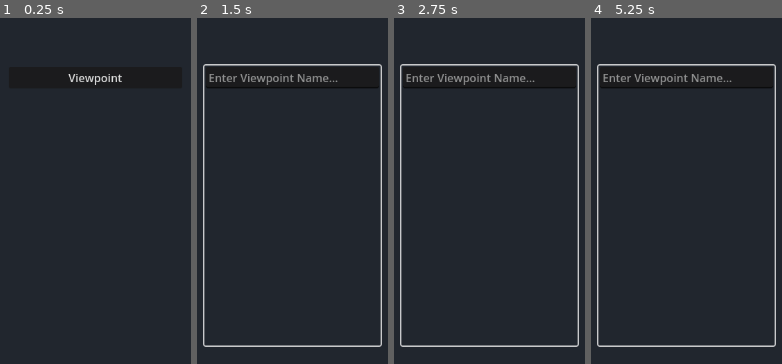
Above: before the commit, frames 1-4 (left to right).
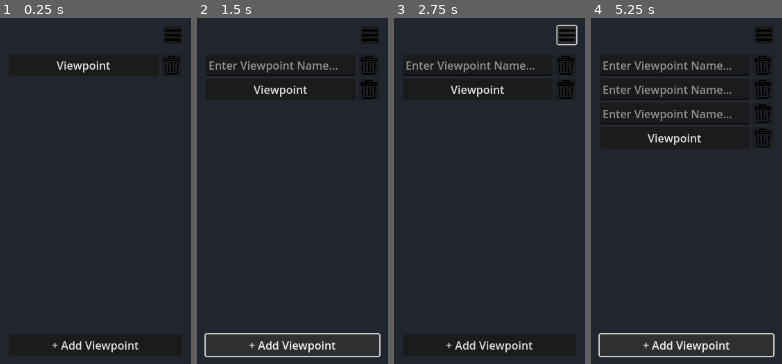
Above: after the commit, the same moments.

Repository: David-69/LUC-Site-Photo-App
Game: Godot game, scene res://scenes/main.tscn
Two runs of this game, one before a commit and one after it. Both use one fixed random seed, a clock stepped at 60 frames per second and the inputs below.
Inputs (mouse positions are in pixels of both pictures, inside the frame that each line leads up to):
- Up to frame 1 (0.25 s): no input
- Up to frame 2 (1.5 s): click "Viewpoint" at 0.5 s; click (292, 346) at 1.25 s, where only the run after the commit has a clickable "+ Add Viewpoint"
- Up to frame 3 (2.75 s): click (567, 35) at 2.02 s
- Up to frame 4 (5.25 s): click (675, 90) at 2.75 s, where only the run after the commit has a clickable "Viewpoint"; click (686, 346) at 3.5 s, where only the run after the commit has a clickable "+ Add Viewpoint"; click (675, 114) at 4.25 s, where only the run after the commit has a clickable "Viewpoint"; click (686, 346) at 5 s, where only the run after the commit has a clickable "+ Add Viewpoint"

The runs differ from the first frame. In frame 1, 1.7% of the frame differs, in the area x 27-95%, y 3-97%; in frame 2, 6.3%; in frame 3, 5.5%; in frame 4, 8.6%, in the area x 3-97%, y 3-98%.

Commit message:
added burger menu button, failed implement save feature, harder than expected

Diff:
--- a/Resources/ViewpointContents.gd
+++ b/Resources/ViewpointContents.gd
@@ -1,4 +1,4 @@
+extends Resource
 class_name ViewpointContents
-extends Resource
 
 @export var Viewpoint_Name: String = ""
--- /dev/null
+++ b/Scripts/add_viewpoint_button.gd
@@ -0,0 +1,7 @@
+extends PanelContainer
+
+func _on_button_pressed() -> void:
+	var VP_Container = %"VP-Container"
+	var scene_to_instance = load("res://scenes/Viewpoint.tscn")
+	var instance = scene_to_instance.instantiate()
+	VP_Container.add_child(instance)
--- a/Scripts/button.gd
+++ b/Scripts/button.gd
@@ -8,6 +8,7 @@
 @export var contents : ViewpointContents
 
 func _ready() -> void:
+	contents = ViewpointContents.new()
 	if contents != null:
 		contents.Viewpoint_Name = ButtonText
 		set_text(contents.Viewpoint_Name)
--- /dev/null
+++ b/Scripts/save_button.gd
@@ -0,0 +1,15 @@
+extends Button
+
+	#func collect_viewpoint_data():
+	#var data_array = []
+	## Iterate through all resources in the ResourceLoader
+	#for resource in ResourceLoader.get_recognized_extensions():
+		#if resource is ViewpointContents:
+			#var data = {
+				#"Viewpoint_Name": resource.Viewpoint_Name
+				#}
+			#data_array.append(data)
+			#
+	## Convert the data array to JSON
+	#var json_data = to_json(data_array)
+	#return json_data
--- /dev/null
+++ b/Scripts/viewpoint_delete_button.gd
@@ -0,0 +1,4 @@
+extends Button
+
+func _on_pressed() -> void:
+	get_parent().queue_free()
--- /dev/null
+++ b/Scripts/vp_container.gd
@@ -0,0 +1,10 @@
+extends VBoxContainer
+
+func _ready() -> void:
+	print("Children of VBoxContainer:", get_children())
+	var child_scene = get_node("Control/CenterContainer/ScrollContainer/VP-Container")
+	if child_scene:
+		print("Child scene found:", child_scene.name)
+		var button = child_scene.get_node("Button")
+		if button:
+			print("Button found:", button.name)
--- /dev/null
+++ b/Textures/trash_can.tres
@@ -0,0 +1,3 @@
+[gd_resource type="Texture2DRD" format=3 uid="uid://bpyp7yu6xcuiw"]
+
+[resource]
--- a/scenes/Viewpoint.tscn
+++ b/scenes/Viewpoint.tscn
@@ -1,9 +1,12 @@
-[gd_scene load_steps=4 format=3 uid="uid://dww55fk52ltfo"]
+[gd_scene load_steps=6 format=3 uid="uid://dww55fk52ltfo"]
 
 [ext_resource type="Script" uid="uid://8sqj7o42tn8i" path="res://Scripts/button.gd" id="1_ur10n"]
 [ext_resource type="Script" uid="uid://deec43unajcku" path="res://Resources/ViewpointContents.gd" id="2_6ei6w"]
+[ext_resource type="Script" uid="uid://b5kkj6wywt6k4" path="res://Scripts/viewpoint_delete_button.gd" id="3_5q74w"]
+[ext_resource type="Texture2D" uid="uid://kjc7popehr1d" path="res://UI/icons/trash-icon.png" id="3_6ei6w"]
 
 [sub_resource type="Resource" id="Resource_0wfyh"]
+resource_local_to_scene = true
 script = ExtResource("2_6ei6w")
 Viewpoint_Name = ""
 metadata/_custom_type_script = "uid://deec43unajcku"
@@ -31,5 +34,26 @@
 placeholder_text = "Enter Viewpoint Name..."
 clear_button_enabled = true
 
+[node name="Delete_Button" type="Button" parent="."]
+clip_contents = true
+custom_minimum_size = Vector2(30, 0)
+layout_mode = 2
+script = ExtResource("3_5q74w")
+
+[node name="TextureRect" type="TextureRect" parent="Delete_Button"]
+layout_mode = 1
+anchors_preset = 15
+anchor_right = 1.0
+anchor_bottom = 1.0
+offset_left = 1.0
+offset_top = 2.0
+offset_right = 505.0
+offset_bottom = 483.0
+grow_horizontal = 2
+grow_vertical = 2
+scale = Vector2(0.052, 0.052)
+texture = ExtResource("3_6ei6w")
+
 [connection signal="pressed" from="PanelContainer/ViewpointButton" to="PanelContainer/ViewpointButton" method="_on_pressed"]
 [connection signal="text_submitted" from="PanelContainer/LineEdit" to="PanelContainer/ViewpointButton" method="_on_text_submitted"]
+[connection signal="pressed" from="Delete_Button" to="Delete_Button" method="_on_pressed"]
--- a/scenes/main.tscn
+++ b/scenes/main.tscn
@@ -1,6 +1,9 @@
-[gd_scene load_steps=2 format=3 uid="uid://dsao4tkd8snrh"]
+[gd_scene load_steps=5 format=3 uid="uid://dsao4tkd8snrh"]
 
 [ext_resource type="PackedScene" uid="uid://dww55fk52ltfo" path="res://scenes/Viewpoint.tscn" id="1_o5qli"]
+[ext_resource type="Script" uid="uid://d18poy1v0dtuv" path="res://Scripts/save_button.gd" id="3_jyhfs"]
+[ext_resource type="Texture2D" uid="uid://bsyvi2468j74f" path="res://UI/icons/Hamburger-icon.png" id="3_sugp2"]
+[ext_resource type="Script" uid="uid://bdliy1pnemmkp" path="res://Scripts/add_viewpoint_button.gd" id="4_jyhfs"]
 
 [node name="Control" type="Control"]
 layout_mode = 3
@@ -10,7 +13,7 @@
 grow_horizontal = 2
 grow_vertical = 2
 
-[node name="ColorRect" type="ColorRect" parent="."]
+[node name="Background" type="ColorRect" parent="."]
 layout_mode = 1
 anchors_preset = 15
 anchor_right = 1.0
@@ -27,18 +30,58 @@
 grow_horizontal = 2
 grow_vertical = 2
 
-[node name="ScrollContainer" type="ScrollContainer" parent="CenterContainer"]
+[node name="VBoxContainer" type="VBoxContainer" parent="CenterContainer"]
+layout_mode = 2
+
+[node name="ScrollContainer" type="ScrollContainer" parent="CenterContainer/VBoxContainer"]
 custom_minimum_size = Vector2(250, 400)
 layout_mode = 2
+size_flags_vertical = 3
 draw_focus_border = true
 scroll_vertical_custom_step = 1.0
 horizontal_scroll_mode = 0
 
-[node name="VBoxContainer" type="VBoxContainer" parent="CenterContainer/ScrollContainer"]
+[node name="VP-Container" type="VBoxContainer" parent="CenterContainer/VBoxContainer/ScrollContainer"]
+unique_name_in_owner = true
 layout_mode = 2
 size_flags_horizontal = 3
 alignment = 1
 
-[node name="ViewpointContainer" parent="CenterContainer/ScrollContainer/VBoxContainer" instance=ExtResource("1_o5qli")]
+[node name="ViewpointContainer" parent="CenterContainer/VBoxContainer/ScrollContainer/VP-Container" instance=ExtResource("1_o5qli")]
 layout_mode = 2
 alignment = 1
+
+[node name="add_viewpoint_button" type="PanelContainer" parent="CenterContainer/VBoxContainer"]
+layout_mode = 2
+script = ExtResource("4_jyhfs")
+
+[node name="Button" type="Button" parent="CenterContainer/VBoxContainer/add_viewpoint_button"]
+layout_mode = 2
+text = "+ Add Viewpoint"
+
+[node name="PanelContainer" type="PanelContainer" parent="."]
+layout_mode = 0
+offset_left = 674.0
+offset_top = 65.0
+offset_right = 708.0
+offset_bottom = 98.0
+scale = Vector2(0.796856, 0.790214)
+
+[node name="SaveButton" type="Button" parent="PanelContainer"]
+layout_mode = 2
+script = ExtResource("3_jyhfs")
+
+[node name="TextureRect" type="TextureRect" parent="PanelContainer/SaveButton"]
+layout_mode = 1
+anchors_preset = 15
+anchor_right = 1.0
+anchor_bottom = 1.0
+offset_right = 613.0
+offset_bottom = 613.0
+grow_horizontal = 2
+grow_vertical = 2
+scale = Vector2(0.052, 0.052)
+texture = ExtResource("3_sugp2")
+
+[connection signal="pressed" from="CenterContainer/VBoxContainer/add_viewpoint_button/Button" to="CenterContainer/VBoxContainer/add_viewpoint_button" method="_on_button_pressed"]
+[connection signal="pressed" from="PanelContainer/SaveButton" to="PanelContainer/SaveButton" method="_on_SaveButton_pressed"]
Not shown, added: Scripts/add_viewpoint_button.gd.uid
Not shown, added: Scripts/save_button.gd.uid
Not shown, added: Scripts/viewpoint_delete_button.gd.uid
Not shown, added: Scripts/vp_container.gd.uid
Binary file added: UI/icons/Hamburger-icon.png
Not shown, added: UI/icons/Hamburger-icon.png.import
Binary file added: UI/icons/trash-icon.png
Not shown, added: UI/icons/trash-icon.png.import
